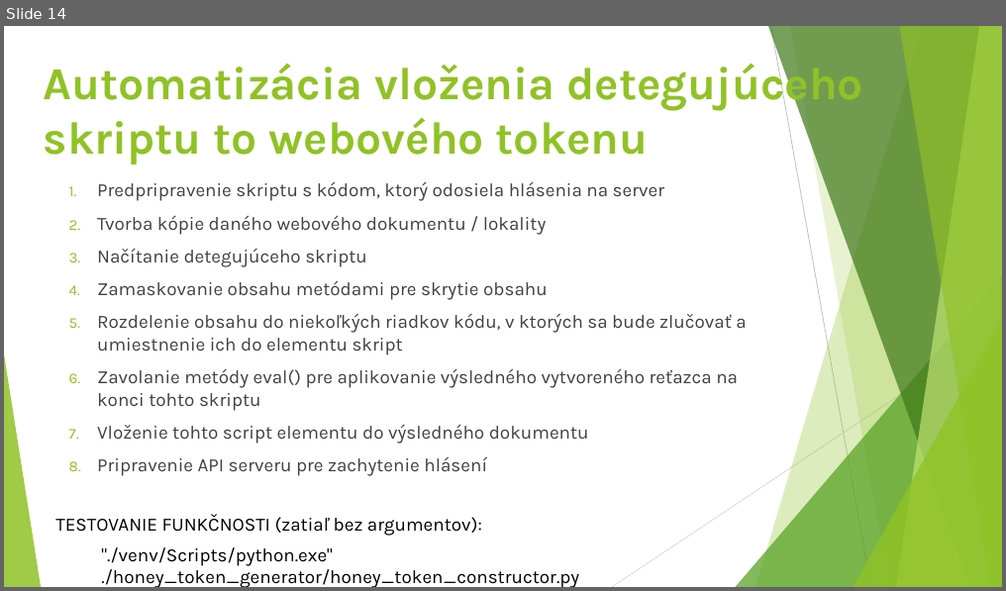
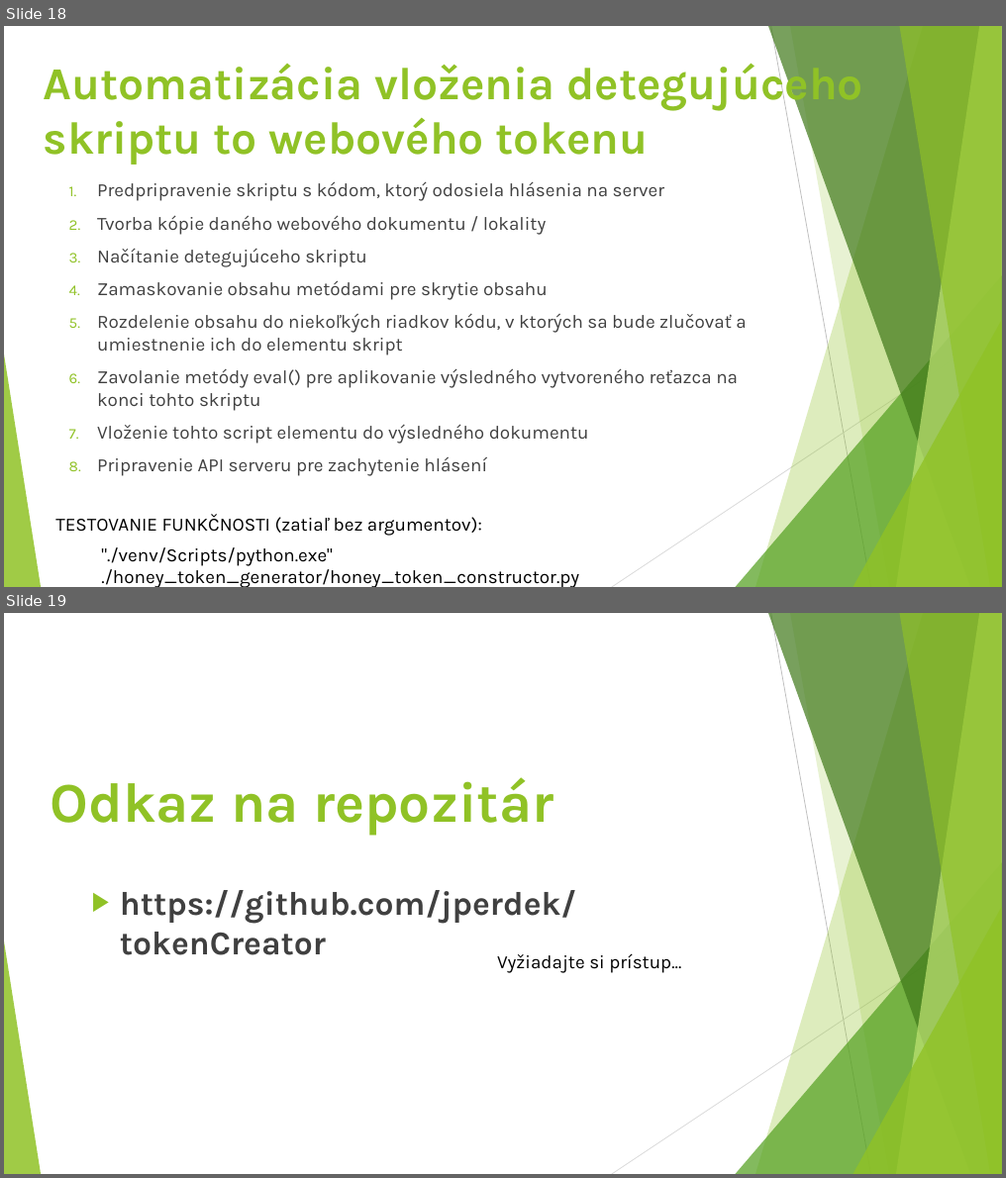
Before and after one commit to jperdek/tokenCreator, a slide deck: presentations/Detekcia nepovoleneho prístupu kustomizáciou nízko interaktívnych honeypotov1.pptx. Shown one above the other, each under a label of ours: slide 14 before the commit, slides 18 and 19 after it. The pictures are 1006x591 and 1006x1178 pixels, drawn with LibreOffice and Linux fonts; fonts in the diff are those of the drawing. Boxes give left, top, right and bottom in pixels: in the first picture for what was removed or moved away, otherwise in the second. Text is boxed around its words. In the diff, an @@ line names an element or a change of style, - is before the commit and + after.

```diff
--- a/presentations/Detekcia nepovoleneho prístupu kustomizáciou nízko interaktívnych honeypotov1.pptx
+++ b/presentations/Detekcia nepovoleneho prístupu kustomizáciou nízko interaktívnych honeypotov1.pptx
@@ slide 19 added at (4, 613, 1002, 1174), background #FFFFFF; not listed: 10 template elements that a slide beside it also shows @@
@@ title added at (51, 777, 553, 836), 54 pt, text #90C226, bold @@
+Odkaz na repozitár
@@ text added at (120, 890, 576, 956), 32 pt, text #404040, bold @@
+▶ https://github.com/jperdek/tokenCreator
@@ text added at (497, 954, 681, 973), 18 pt, text #000000 @@
+Vyžiadajte si prístup...
@@ what was slide 14 is now slide 18 @@
```
Also in this commit, not shown: 5 slides changed, 59 other files.
